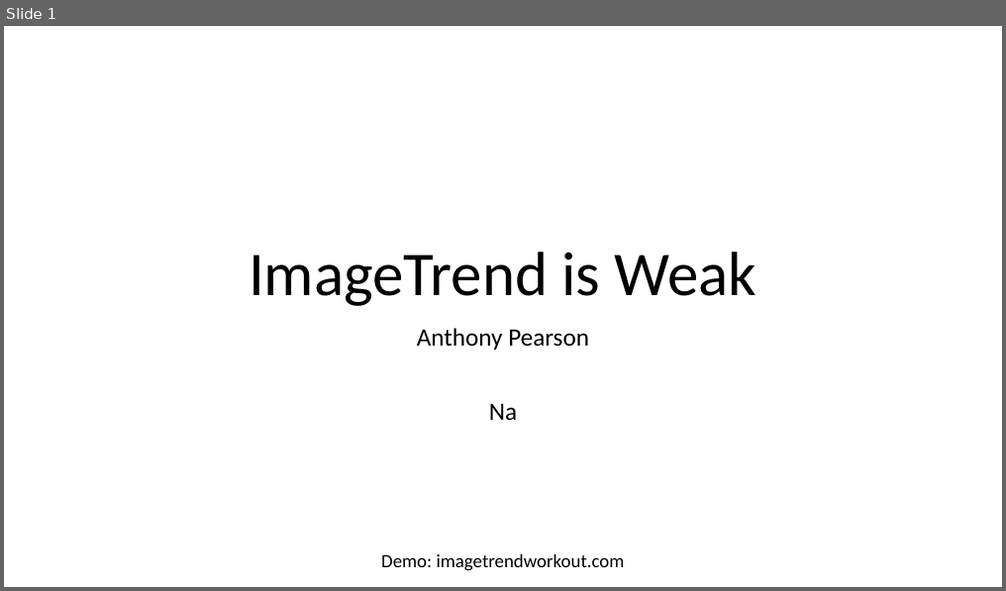
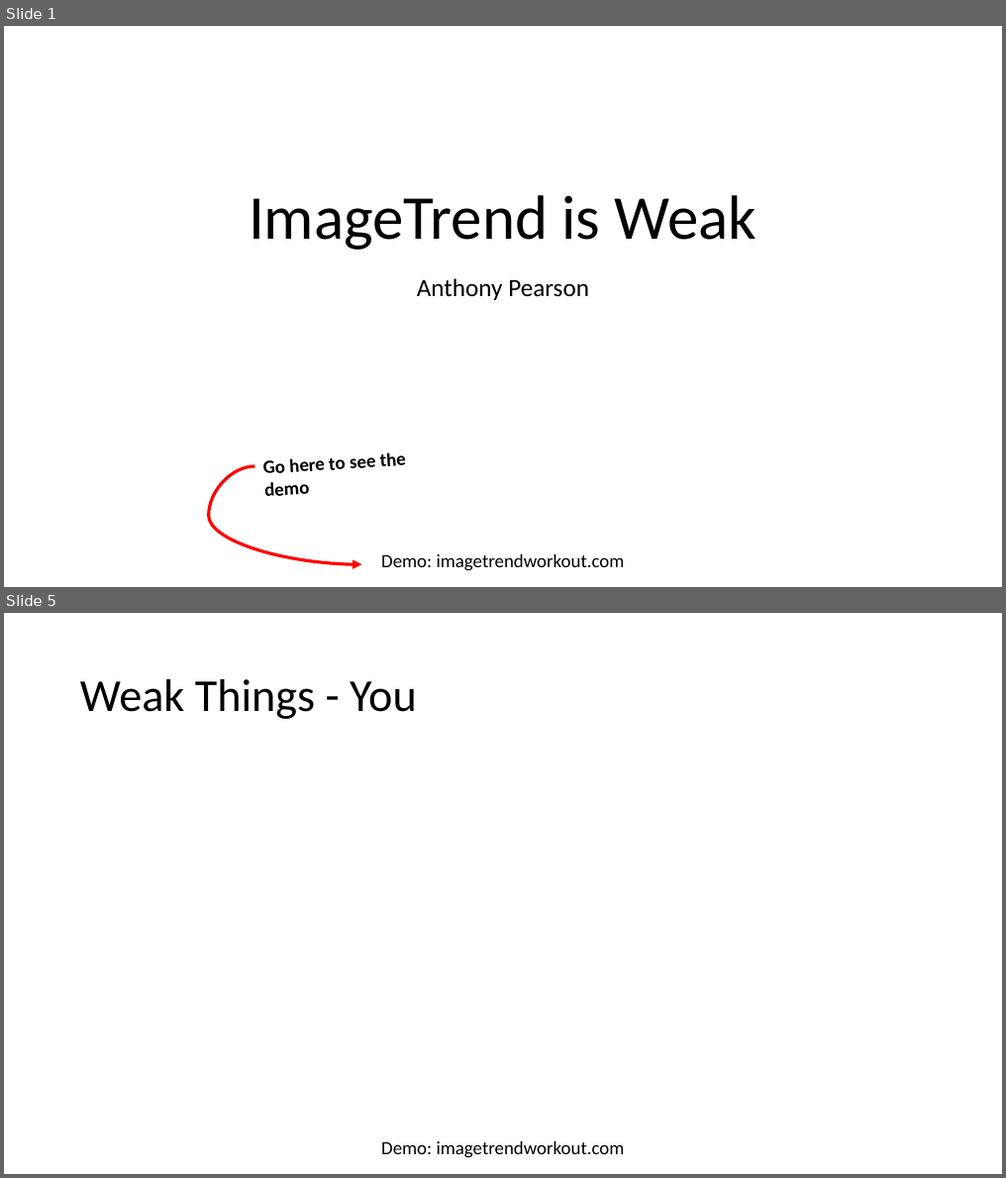
Before and after one commit to ajgoldenwings/imagetrendworkout, a slide deck: Presentation.pptx. Shown one above the other, each under a label of ours: slide 1 before the commit, slides 1 and 5 after it; the slides between them are not shown. The pictures are 1006x591 and 1006x1178 pixels, drawn with LibreOffice and Linux fonts; fonts in the diff are those of the drawing. Boxes give left, top, right and bottom in pixels: in the first picture for what was removed or moved away, otherwise in the second. Text is boxed around its words. In the diff, an @@ line names an element or a change of style, - is before the commit and + after.

```diff
--- a/Presentation.pptx
+++ b/Presentation.pptx
@@ slide 5 added at box(4, 613, 1002, 1174), background #FFFFFF; not listed: 1 template element that a slide beside it also shows @@
@@ title added at box(80, 679, 417, 719), 44 pt, text #000000 @@
+Weak Things - You
@@ slide 1 changed as well @@
@@ title "ImageTrend is Weak": place and size @@
-title "ImageTrend is Weak" at box(249, 252, 757, 306)
+title "ImageTrend is Weak" at box(249, 195, 757, 250)
@@ subtitle "Anthony Pearson": place and size @@
-subtitle "Anthony Pearson" at box(417, 328, 589, 421)
+subtitle "Anthony Pearson" at box(417, 278, 589, 300)
@@ subtitle at box(489, 403, 517, 421): paragraph removed @@
-Na
@@ curved arrow added from (254, 467) to (361, 565), #FF0000 3 pt @@
@@ text added at box(263, 453, 406, 496), 18 pt, text #000000, bold @@
+Go here to see the demo
```
Also in this commit, not shown: 13 other slides added, 1 other file.
